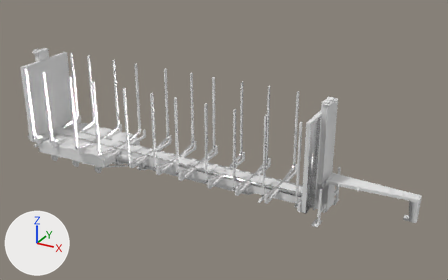
The FBX model log_trailer/meshes/trucks/tuning/main.fbx as it was, and as the next commit left it.
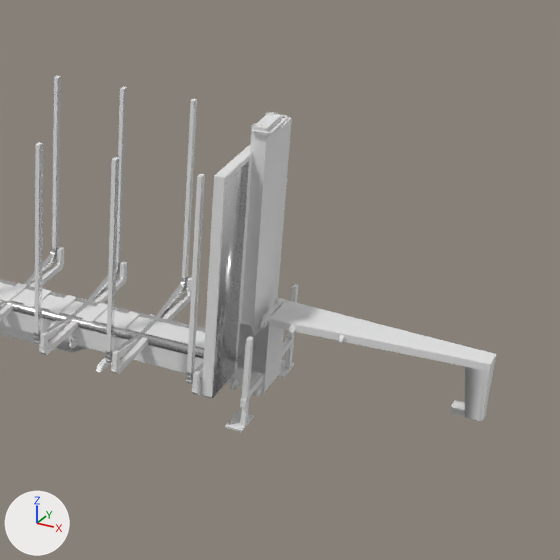
Old and new are each drawn whole from a camera (50 mm lens) standing at (0.0877, -0.1971, 0.1225) and looking at (-0.023, 0.0041, 0.0219) and again close up on the part from 49% to 100% of the width and 18% to 100% of the height. Every picture has the same lights, and +X, +Y and +Z are marked at lower left. Where no turn or scale is listed for an object, it has been applied to the vertices. Vertices at the same position are counted once.

Names of what the first close-up shows: 'cdt_Body.008', 'cdt_Lift.004', 'cdt_RootNode.005', 'lift.002', 'main.003'.
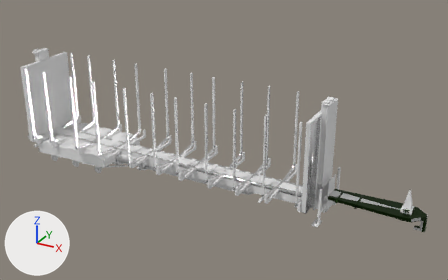
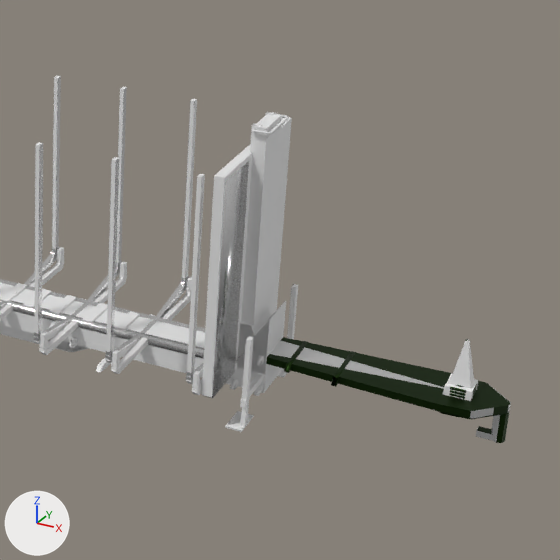
Diff of the bpy script that builds the scene:
```diff
--- a/log_trailer/meshes/trucks/tuning/main.fbx.py
+++ b/log_trailer/meshes/trucks/tuning/main.fbx.py
@@ me_cube_021 @@
-me_cube_021.from_pydata(...)  # 27426 vertices, 21594 faces; spans x 0.03..0.202, y -0.022..0.008, z -0.019..0.029
+me_cube_021.from_pydata(...)  # 27152 vertices, 21371 faces; spans x 0.03..0.181, y -0.022..0.008, z -0.019..0.029
+# me_cube_021 part 4: the loose piece of 16 vertices spanning x 0.169, y -0.012..-0.002, z -0.002..-0.001 is moved by (0.0, 0.0, -0.006)
+# me_cube_021 part 5: the loose piece of 56 vertices spanning x 0.17..0.202, y -0.011..-0.003, z -0.011..-0.001 is deleted
+# me_cube_021 part 6: the loose piece of 16 vertices spanning x 0.173..0.174, y -0.011..-0.003, z -0.002..-0.001 is deleted
+# me_cube_021 part 7: the loose piece of 16 vertices spanning x 0.18..0.181, y -0.011..-0.004, z -0.002..-0.001 is deleted
+# me_cube_021 part 8: 8 vertices moved from x 0.169..0.17, y -0.011..-0.003, z -0.001 to x 0.169..0.17, y -0.011..-0.003, z -0.007; 6 vertices added at x 0.18..0.181, y -0.011..-0.01, z -0.008..-0.007
 me_cube_021.materials.append(mat_main_mat)
@@ me_cube_023 @@
 me_cube_023.from_pydata(...)  # 618 vertices, 498 faces; spans x -0.114..0.056, y -0.015..0.015, z 0.003..0.048
+# me_cube_023 part 1: the loose piece of 8 vertices spanning x 0.053..0.056, y -0.002..0.002, z 0.009..0.017 is deleted
+# me_cube_023 part 2: the loose piece of 8 vertices spanning x 0.025..0.056, y -0.004..0.004, z 0.017..0.019 is deleted
+# me_cube_023 part 3: the loose piece of 8 vertices spanning x 0.052..0.054, y -0.001..0.001, z 0.009..0.01 is deleted
@@ ob_cdt_pin_001 @@
+ob_cdt_pin_001 = bpy.data.objects.new('cdt_Pin.001', me_cube_034)  # 28 vertices, 24 faces; spans x 0.0246..0.0595, y -0.0049..0.0049, z 0.0107..0.0122; in mat_puplift_mat_023 (white #e7e7e7)
+ob_cdt_pin_001.location = (0.0, 0.0, 0.0)
@@ ob_arm_004 @@
+ob_arm_004 = bpy.data.objects.new('arm.004', me_cube_051)  # 2624 vertices, 2542 faces; spans x 0.255..0.29, y -0.0122..-0.0019, z -0.0248..-0.0102; in mat_arm_mat (dark green #223716)
+ob_arm_004.location = (-0.2304, 0.0069, 0.0309)
@@ ob_cdt_cone_004 @@
+ob_cdt_cone_004 = bpy.data.objects.new('cdt_Cone.004', me_cube_798)  # 16 vertices, 14 faces; spans x -0.00207..0.00192, y -0.00393..0.00008, z -0.00002..0.00834
+ob_cdt_cone_004.location = (0.0525, 0.002, 0.0122)
@@ ob_cdt_hook_004 @@
+ob_cdt_hook_004 = bpy.data.objects.new('cdt_Hook.004', me_cube_042)  # an 8-sided cylinder along z spanning x -0.00112..0.0009, y -0.00004..0.00185, z -0.00001..0.00473; a box spanning x -0.00304..-0.00009, y 0.00021..0.00157, z 0.00001..0.00096; in mat_puplift_mat_024 (white #e7e7e7)
+ob_cdt_hook_004.location = (0.0586, -0.0009, 0.0061)
```

Where the change shows, as pixel boxes [x1, y1, x2, y2] in the close-ups (560 x 560 px; the box of a moved part takes in the faces that stretch with it):
'cdt_Body.008', reshaped
    before: [0, 113, 496, 424]
    after: [0, 113, 298, 424]
'arm.004', added
    after: [266, 337, 510, 443]
'main.003', reshaped
    before: [0, 112, 491, 432]
    after: [0, 112, 294, 432]
'cdt_Pin.001', added
    after: [270, 341, 511, 418]
'cdt_Cone.004', added
    after: [443, 340, 478, 401]
'cdt_Hook.004', added
    after: [476, 415, 500, 442]
part 1 of me_cube_023, deleted
    before: [481, 363, 495, 420]
part 2 of me_cube_023, deleted
    before: [270, 300, 496, 372]
part 3 of me_cube_023, deleted
    before: [451, 401, 465, 410]
part 4 of me_cube_021, moved or reshaped
    before: [259, 298, 283, 329]
    after: [256, 355, 264, 367]
part 5 of me_cube_021, deleted
    before: [269, 319, 491, 421]
part 6 of me_cube_021, deleted
    before: [289, 324, 296, 334]
part 7 of me_cube_021, deleted
    before: [338, 335, 345, 344]
part 8 of me_cube_021, moved or reshaped
    before: [256, 298, 286, 393]
    after: [256, 372, 265, 393]
